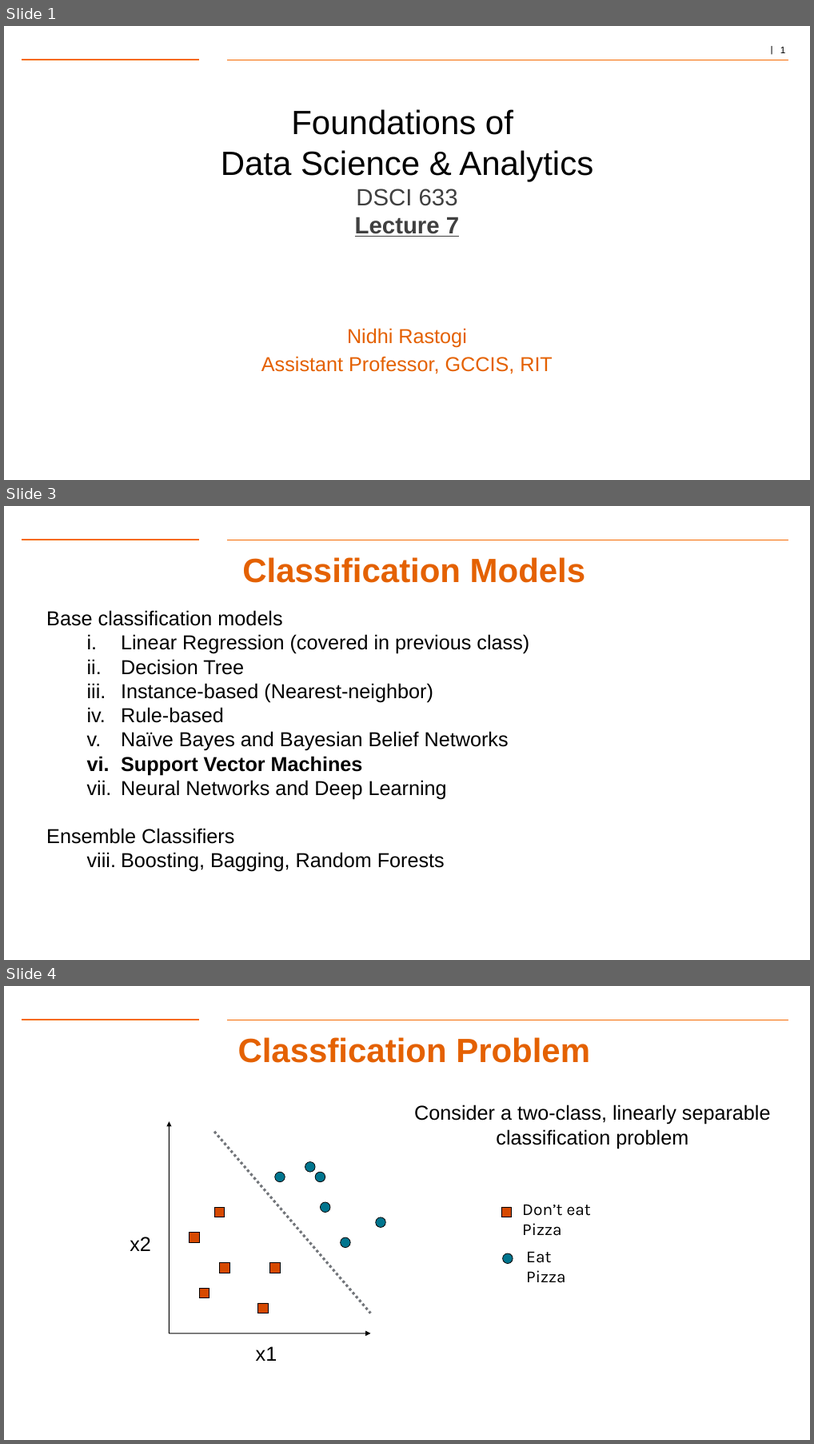
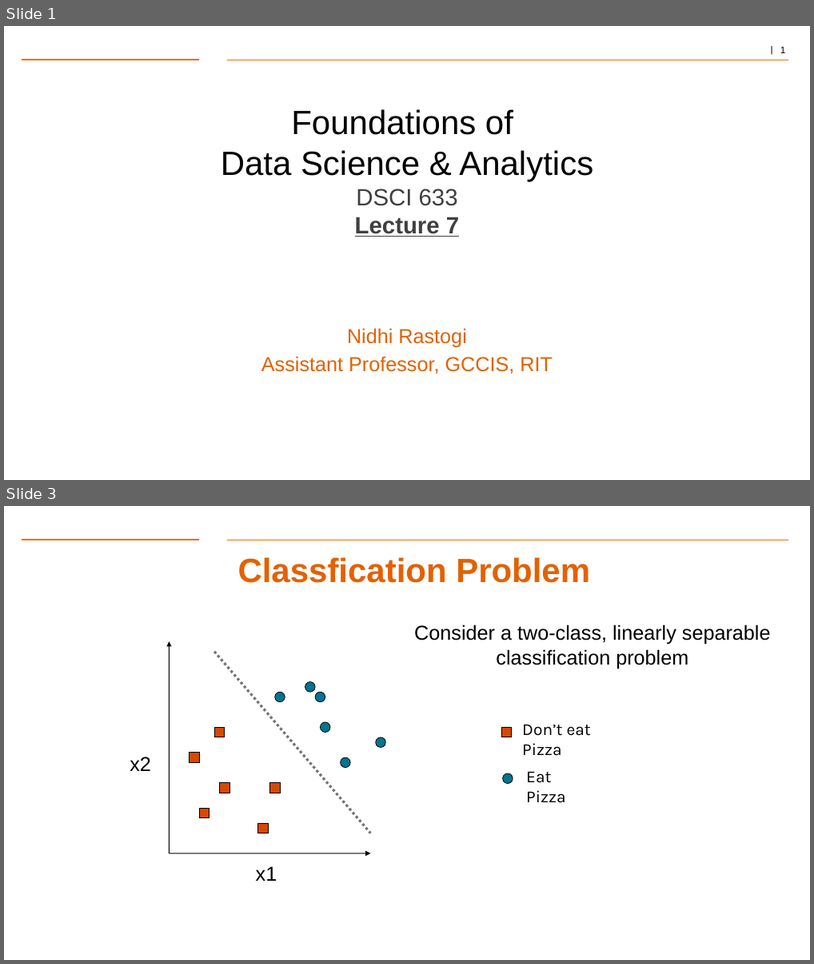
Before and after one commit to gk5951/RIT-DSCI-633-FDS, a slide deck: Syllabus/Lecture07/Lec07.pptx. Shown one above the other, each under a label of ours: slides 1, 3 and 4 before the commit, slides 1 and 3 after it; the slides between them are not shown. The pictures are 814x1444 and 814x964 pixels, drawn with LibreOffice and Linux fonts; fonts in the diff are those of the drawing; background and template pictures are left out. Boxes give left, top, right and bottom in pixels: in the first picture for what was removed or moved away, otherwise in the second. Text is boxed around its words. In the diff, an @@ line names an element or a change of style, - is before the commit and + after.

```diff
--- a/Syllabus/Lecture07/Lec07.pptx
+++ b/Syllabus/Lecture07/Lec07.pptx
@@ slide 3 removed at (4,506,810,960), background #FFFFFF; not listed: 2 template elements that a slide beside it also shows @@
@@ title removed at (242,557,586,583) @@
-Classification Models
@@ text removed at (46,610,530,872) @@
-Base classification models
-  i. Linear Regression (covered in previous class)
-  ii. Decision Tree
-  iii. Instance-based (Nearest-neighbor)
-  iv. Rule-based
-  v. Naïve Bayes and Bayesian Belief Networks
-  vi. Support Vector Machines
-  vii. Neural Networks and Deep Learning
-Ensemble Classifiers
-  i. Boosting, Bagging, Random Forests
@@ what was slide 4 is now slide 3 @@
```
Also in this commit, not shown: 1 slide changed, 1 other slide removed, 4 other files.
